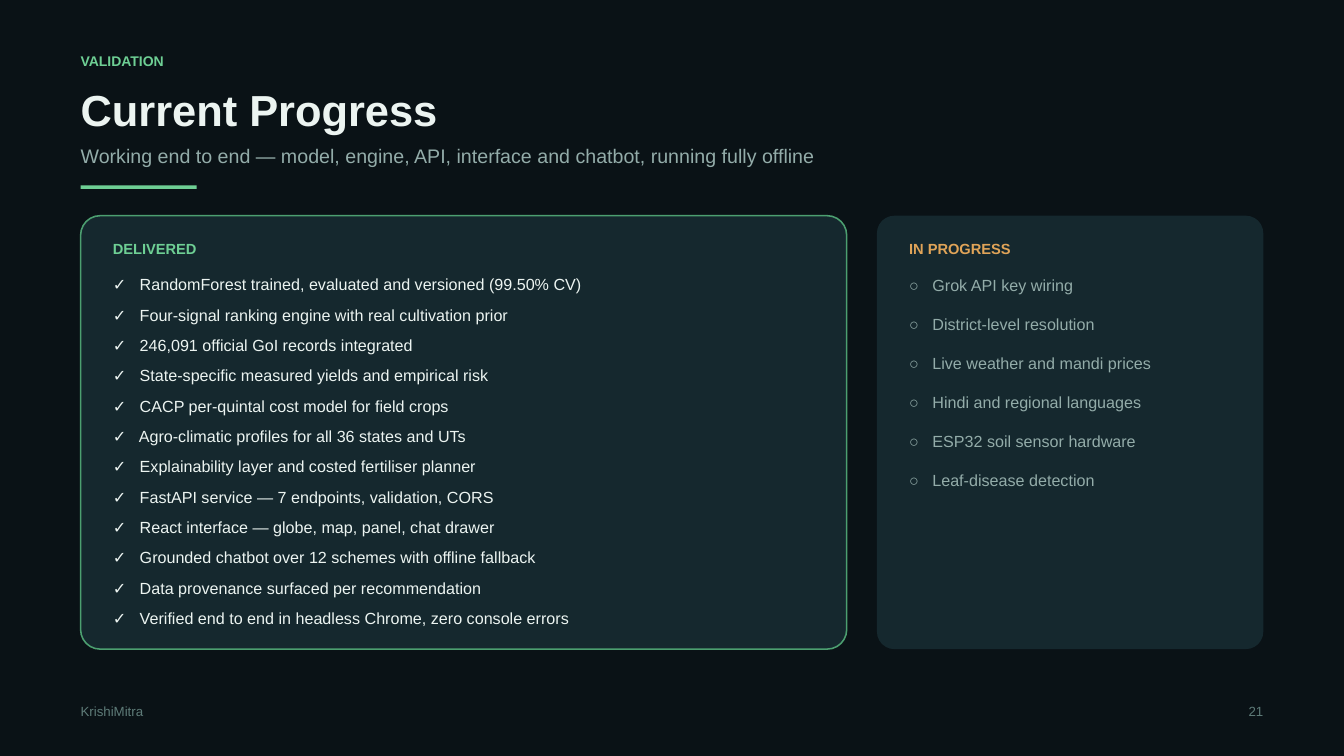
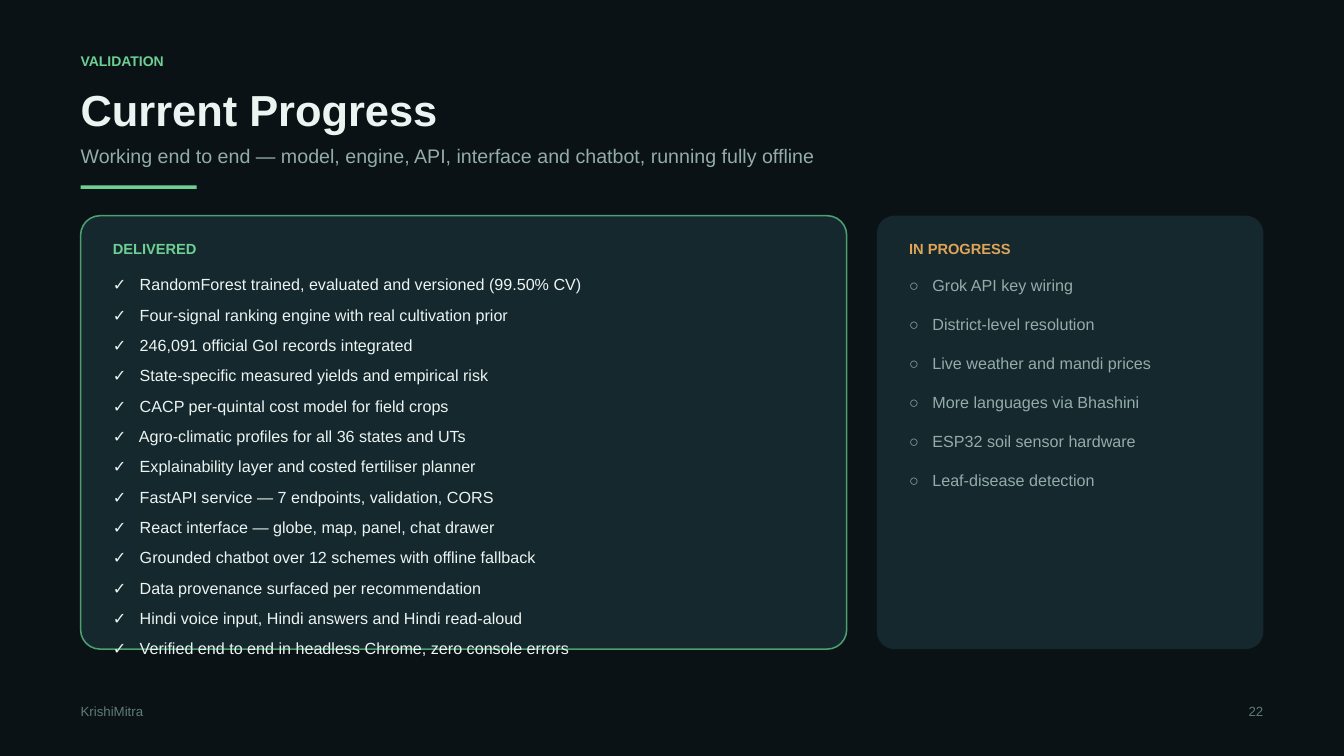
Before and after one commit to RatnamOjha/cerealia, a slide deck: slide 23 of docs/KrishiMitra_Project_Review.pptx (slide 22 before the commit). Drawn at 1344x756 pixels with LibreOffice and Linux fonts; fonts in the diff are those of the drawing. Boxes give left, top, right and bottom in pixels: in the first picture for what was removed or moved away, otherwise in the second. Text is boxed around its words. In the diff, an @@ line names an element or a change of style, - is before the commit and + after.

```diff
--- a/docs/KrishiMitra_Project_Review.pptx
+++ b/docs/KrishiMitra_Project_Review.pptx
@@ text at (932, 396, 1139, 411): text changed @@
-○ Hindi and regional languages
+○ More languages via Bhashini
@@ text at (140, 612, 522, 628): paragraph added @@
+✓ Hindi voice input, Hindi answers and Hindi read-aloud
@@ text at (1249, 707, 1264, 716): text changed @@
-21
+22
```
Also in this commit, not shown: 11 other slides changed, 1 slide added, 13 other files.
